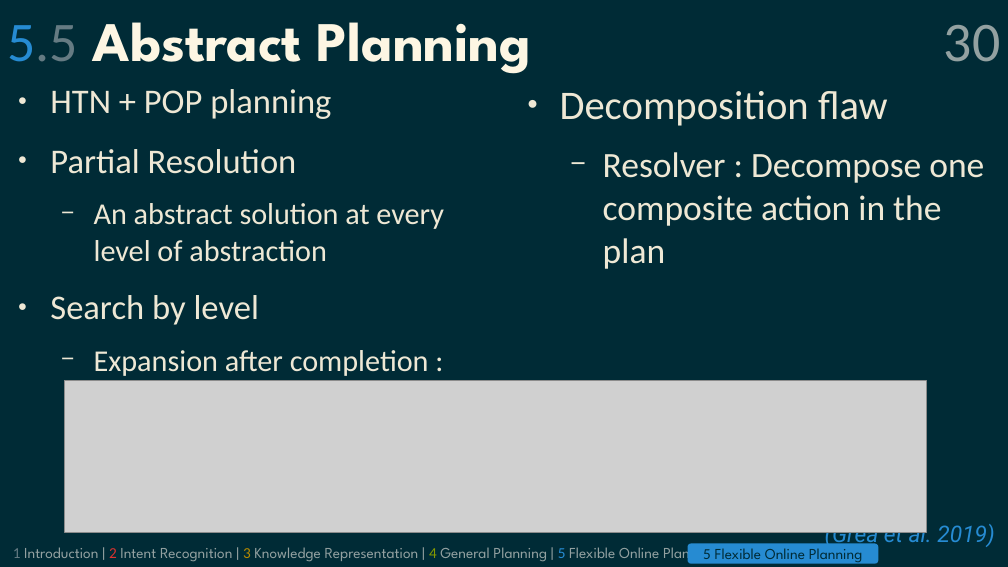
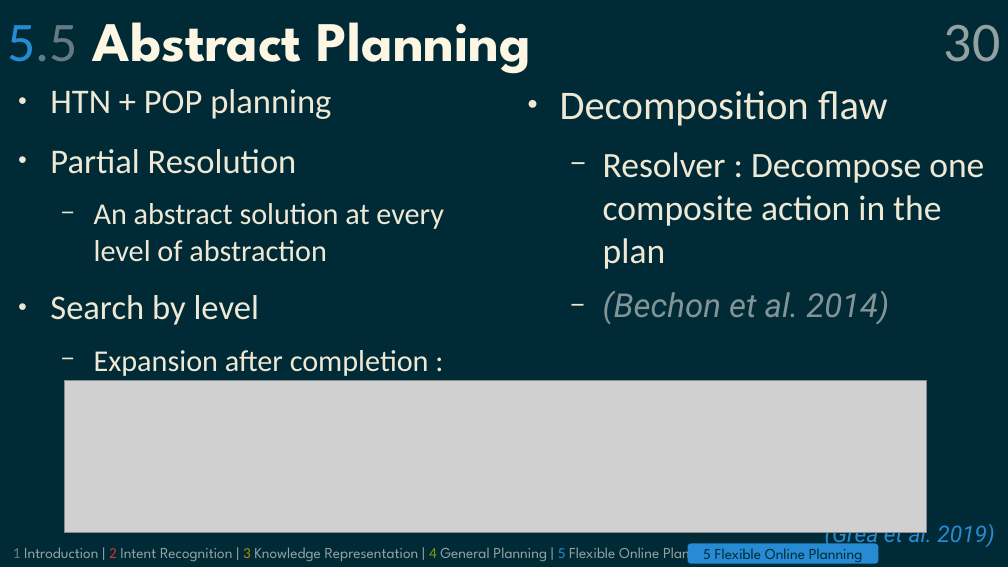
Before and after one commit to grea09/gennio, a slide deck: slide 30 of doc/defense.odp. Drawn at 1008x567 pixels with LibreOffice and Linux fonts; fonts in the diff are those of the drawing; grey boxes stand for pictures. Boxes give left, top, right and bottom in pixels: in the first picture for what was removed or moved away, otherwise in the second. Text is boxed around its words. In the diff, an @@ line names an element or a change of style, - is before the commit and + after.

```diff
--- a/doc/defense.odp
+++ b/doc/defense.odp
@@ text at [603,291,889,324]: paragraph added @@
+  − (Bechon et al. 2014)
```
Also in this commit, not shown: 6 other slides changed, 3 other files.
